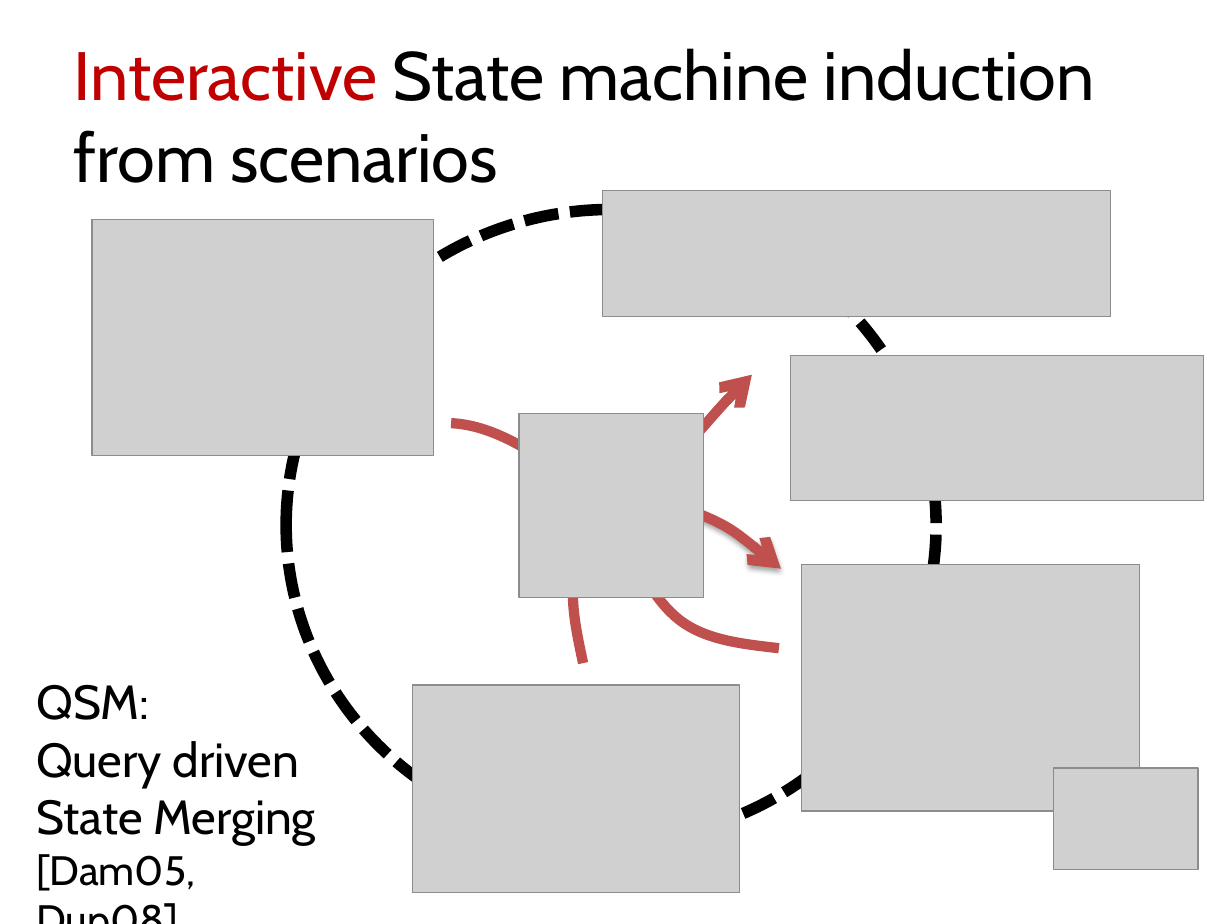
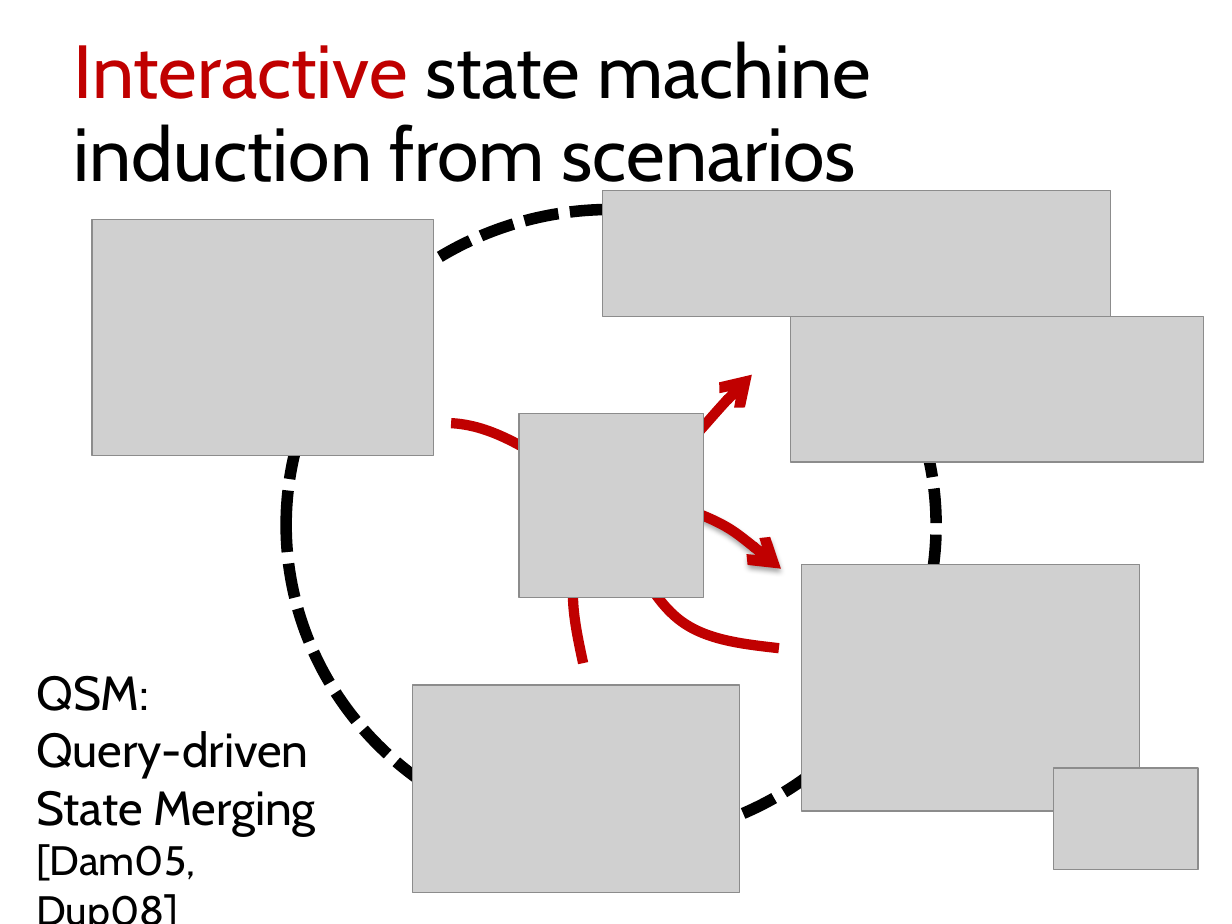
Before and after one commit to blambeau/phd, a slide deck: slide 37 of public-defense/slides.pptx (slide 35 before the commit). Drawn at 1232x924 pixels with LibreOffice and Linux fonts; fonts in the diff are those of the drawing; grey boxes stand for pictures. Boxes give left, top, right and bottom in pixels: in the first picture for what was removed or moved away, otherwise in the second. Text is boxed around its words. In the diff, an @@ line names an element or a change of style, - is before the commit and + after.

Commit message:
Scenario questions revisited

```diff
--- a/public-defense/slides.pptx
+++ b/public-defense/slides.pptx
@@ title at (x1=74, y1=41, x2=871, y2=196): text changed; size 40 to 44 pt @@
-Interactive State machine induction from scenarios
+Interactive state machine induction from scenarios
@@ picture moved from (x1=791, y1=355, x2=1204, y2=500) to (x1=791, y1=317, x2=1204, y2=462) @@
@@ outline #C0504D 6 pt to #C00000 6 pt in 4 elements at (x1=568, y1=477, x2=647, y2=663), (x1=451, y1=375, x2=752, y2=492), (x1=620, y1=501, x2=781, y2=569), (x1=598, y1=529, x2=799, y2=663) @@
@@ text "QSM:" moved from (x1=36, y1=684, x2=316, y2=891) to (x1=36, y1=675, x2=316, y2=881) @@
@@ text at (x1=36, y1=731, x2=308, y2=778): text changed @@
-Query driven
+Query-driven
```
Also in this commit, not shown: 39 other slides changed, 15 slides added, 1 slide removed, 3 other files.
